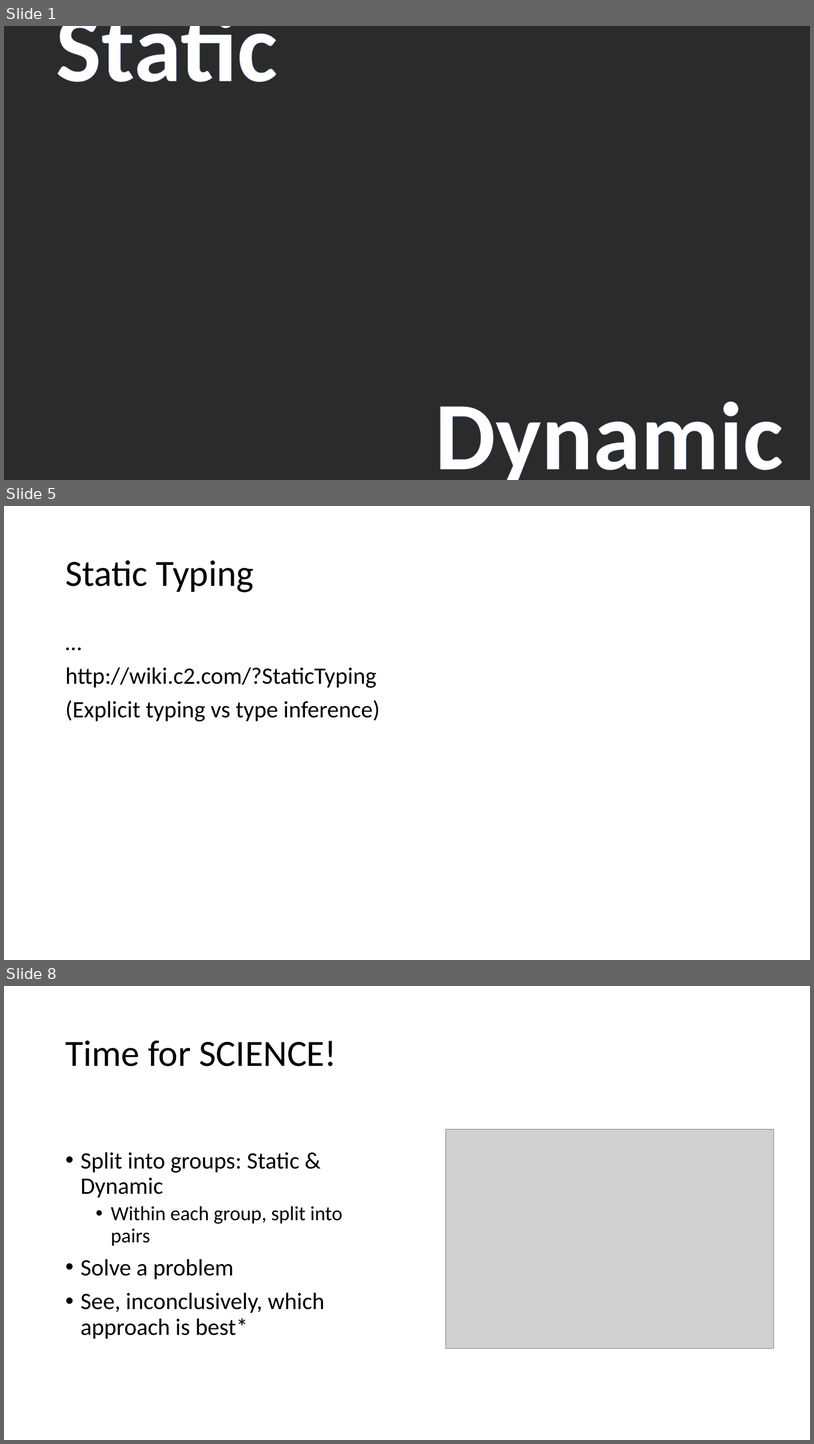
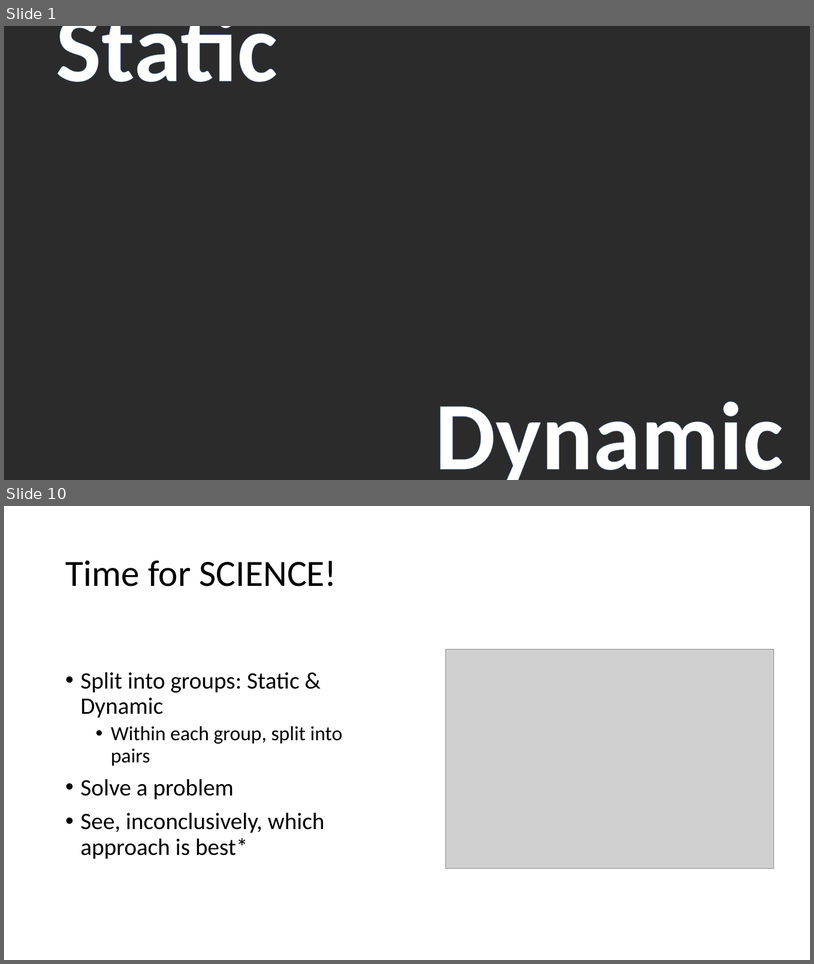
Before and after one commit to LeedsCodeDojo/StaticVsDynamic, a slide deck: StaticVsDynamic.pptx. Shown one above the other, each under a label of ours: slides 1, 5 and 8 before the commit, slides 1 and 10 after it; the slides between them are not shown. The pictures are 814x1444 and 814x964 pixels, drawn with LibreOffice and Linux fonts; fonts in the diff are those of the drawing; grey boxes stand for pictures; background and template pictures are left out; a plain dark background stands for a picture behind light text. Boxes give left, top, right and bottom in pixels: in the first picture for what was removed or moved away, otherwise in the second. Text is boxed around its words. In the diff, an @@ line names an element or a change of style, - is before the commit and + after.

```diff
--- a/StaticVsDynamic.pptx
+++ b/StaticVsDynamic.pptx
@@ slide 5 removed at (4,506,810,960), background #FFFFFF @@
@@ title removed at (65,560,254,592) @@
-Static Typing
@@ text removed at (65,667,380,721) @@
-…
-http://wiki.c2.com/?StaticTyping
-(Explicit typing vs type inference)
@@ what was slide 8 is now slide 10 @@
```
Also in this commit, not shown: 3 slides changed, 5 slides added, 2 other slides removed.
